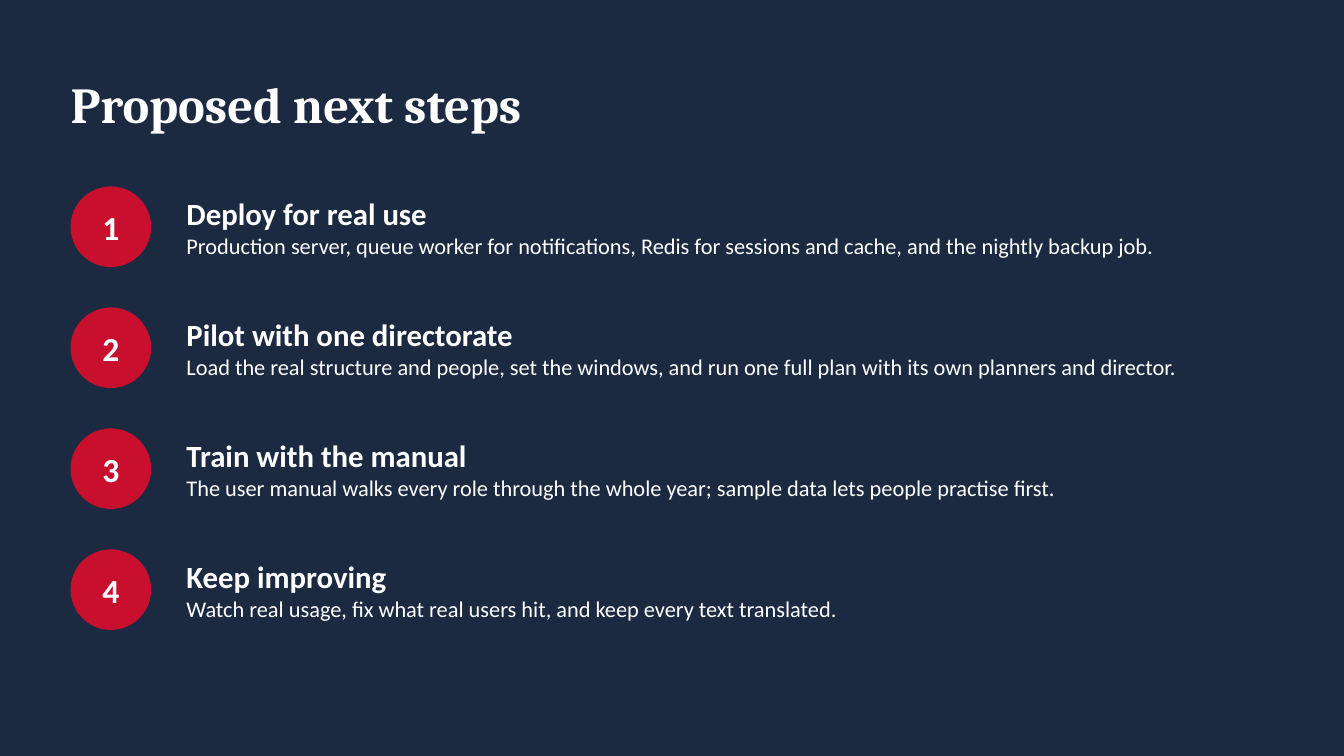
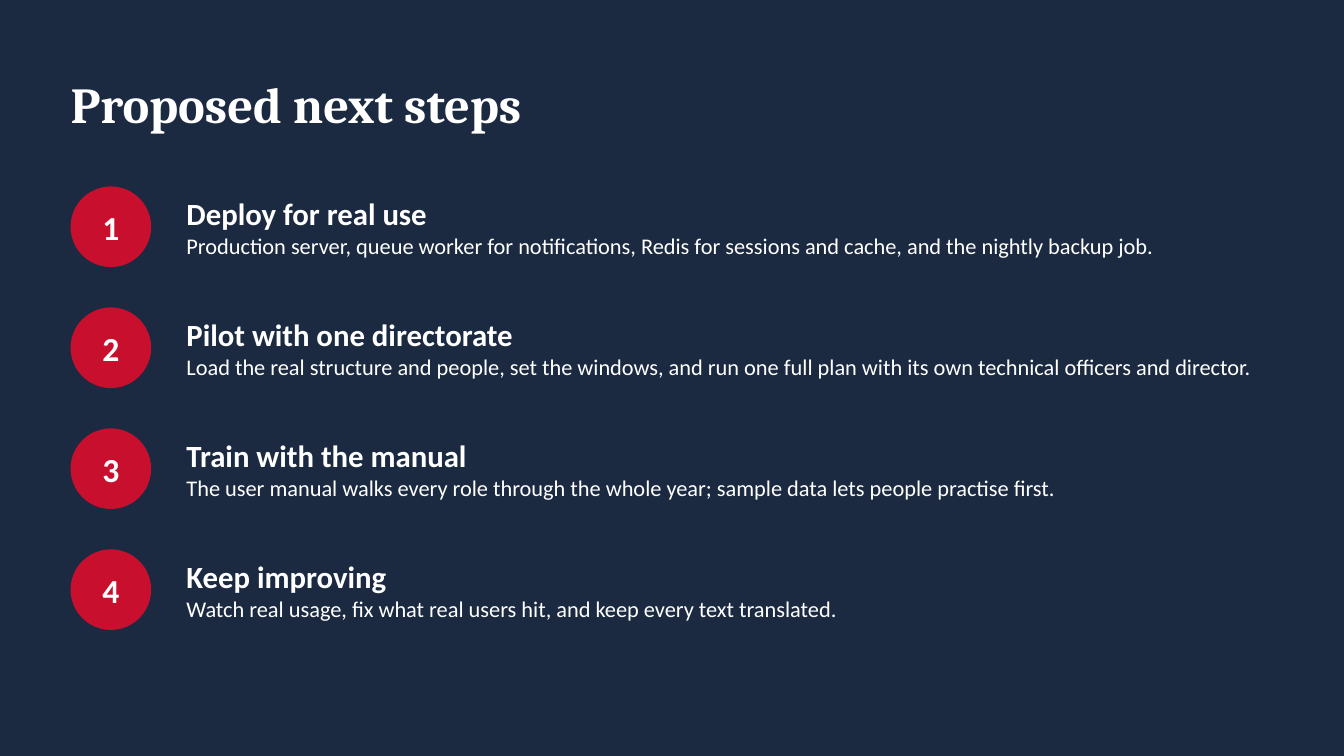
Before and after one commit to gokugohan/Sistema-de-Planeamento-Anual-e-Orsamento, a slide deck: slide 22 of docs/Sistema-PAA-apresentacao-v5.pptx. Drawn at 1344x756 pixels with LibreOffice and Linux fonts; fonts in the diff are those of the drawing. Boxes give left, top, right and bottom in pixels: in the first picture for what was removed or moved away, otherwise in the second. Text is boxed around its words. In the diff, an @@ line names an element or a change of style, - is before the commit and + after.

```diff
--- a/docs/Sistema-PAA-apresentacao-v5.pptx
+++ b/docs/Sistema-PAA-apresentacao-v5.pptx
@@ text at <box>186,359,1250,379</box>: text changed @@
-Load the real structure and people, set the windows, and run one full plan with its own planners and director.
+Load the real structure and people, set the windows, and run one full plan with its own technical officers and director.
```
Also in this commit, not shown: 4 other slides changed, 24 other files.
